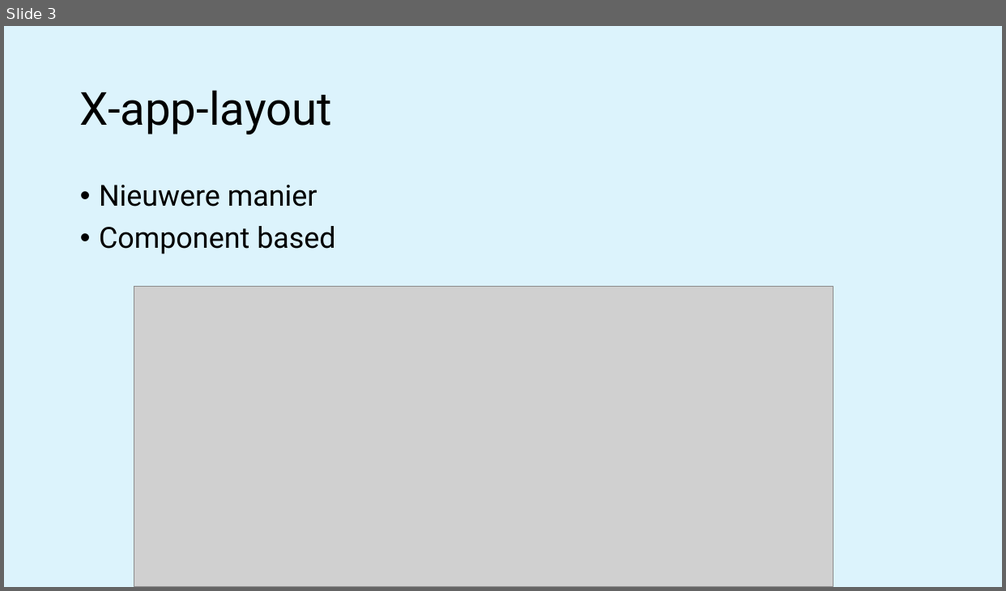
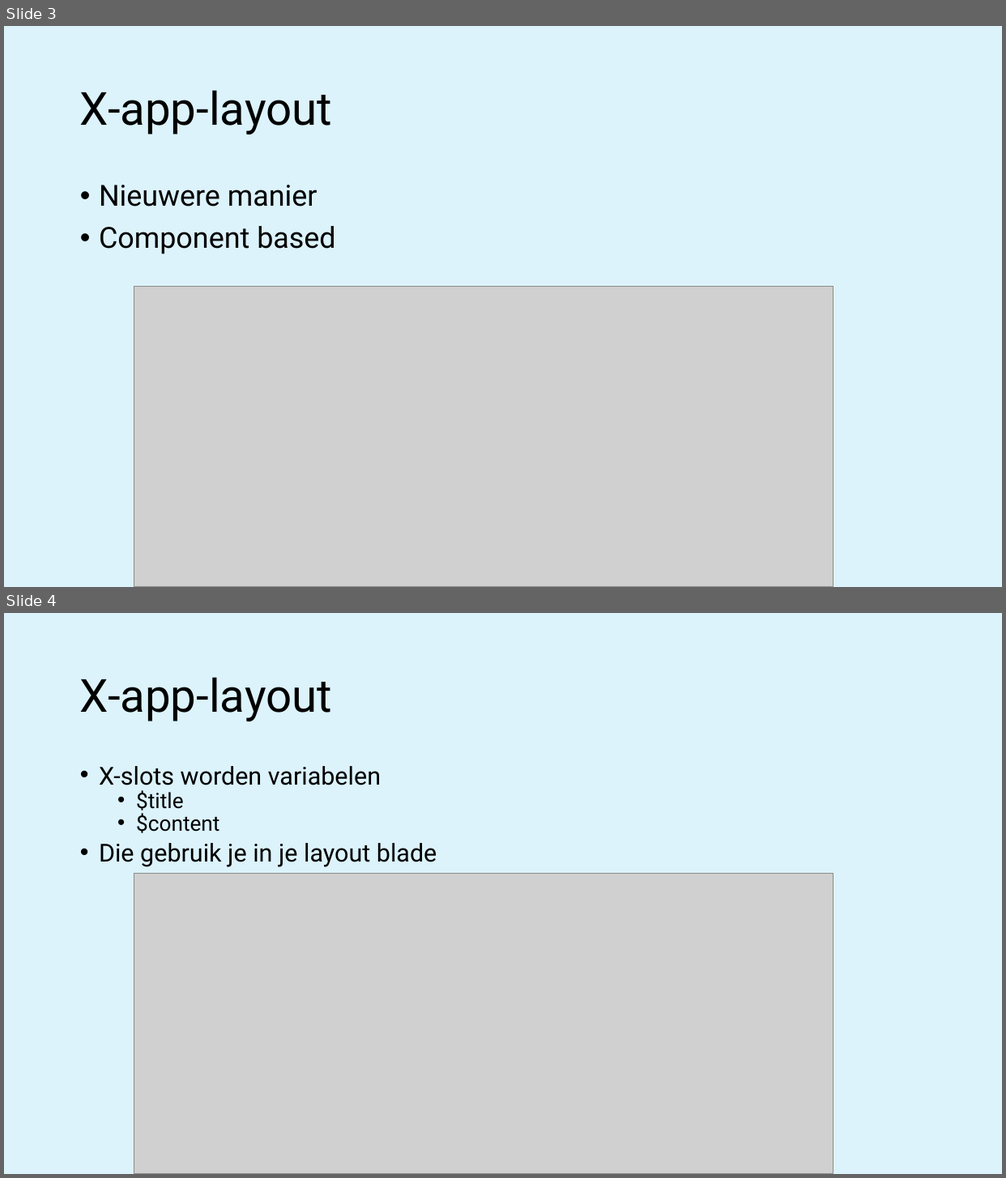
Before and after one commit to progsen/m8prog_laravel, a slide deck: week4 - Blade 2/M8Prog laravel 05 - Component Layouts.pptx. Shown one above the other, each under a label of ours: slide 3 before the commit, slides 3 and 4 after it. The pictures are 1006x591 and 1006x1178 pixels, drawn with LibreOffice and Linux fonts; fonts in the diff are those of the drawing; grey boxes stand for pictures. Boxes give left, top, right and bottom in pixels: in the first picture for what was removed or moved away, otherwise in the second. Text is boxed around its words. In the diff, an @@ line names an element or a change of style, - is before the commit and + after.

```diff
--- a/week4 - Blade 2/M8Prog laravel 05 - Component Layouts.pptx
+++ b/week4 - Blade 2/M8Prog laravel 05 - Component Layouts.pptx
@@ slide 4 added at box(4, 613, 1002, 1174), background #CAEEFB at 65% opacity @@
@@ title added at box(80, 677, 332, 722), 44 pt, text #000000 @@
+X-app-layout
@@ text added at box(99, 766, 437, 867), 23.8 pt, text #000000 @@
+• X-slots worden variabelen
+  • $title
+  • $content
+• Die gebruik je in je layout blade
@@ picture added at box(134, 874, 833, 1174) @@
```
Also in this commit, not shown: 2 slides changed, 2 other slides added, 12 other files.
